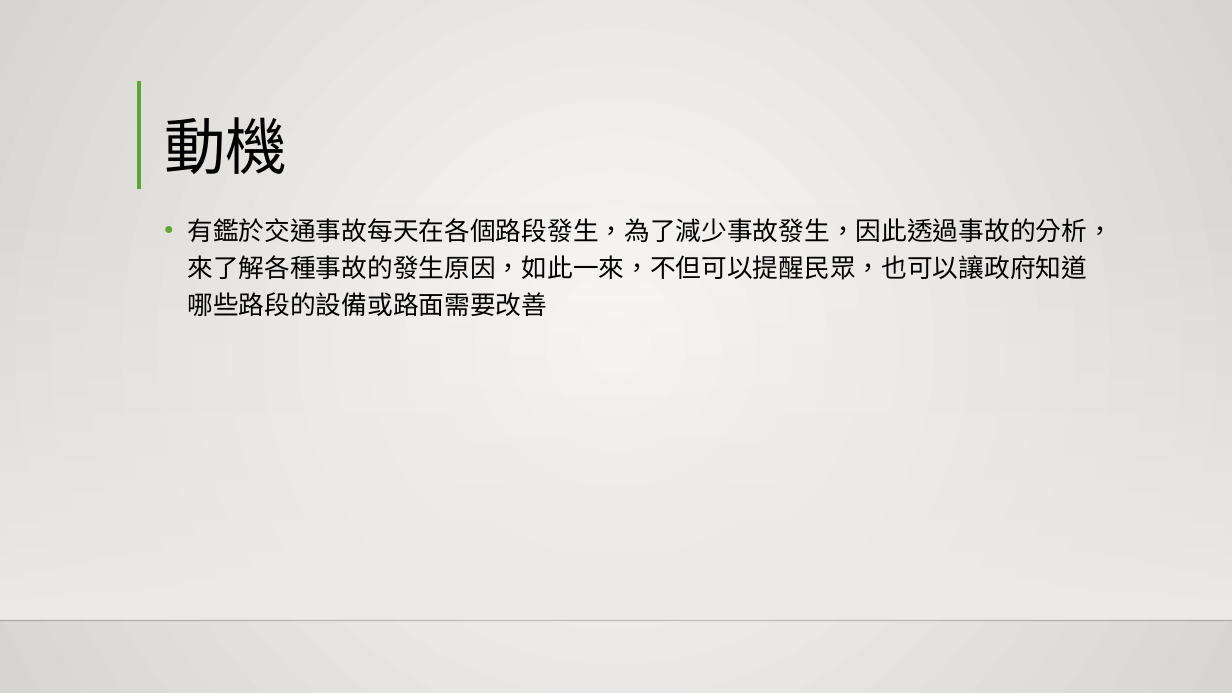
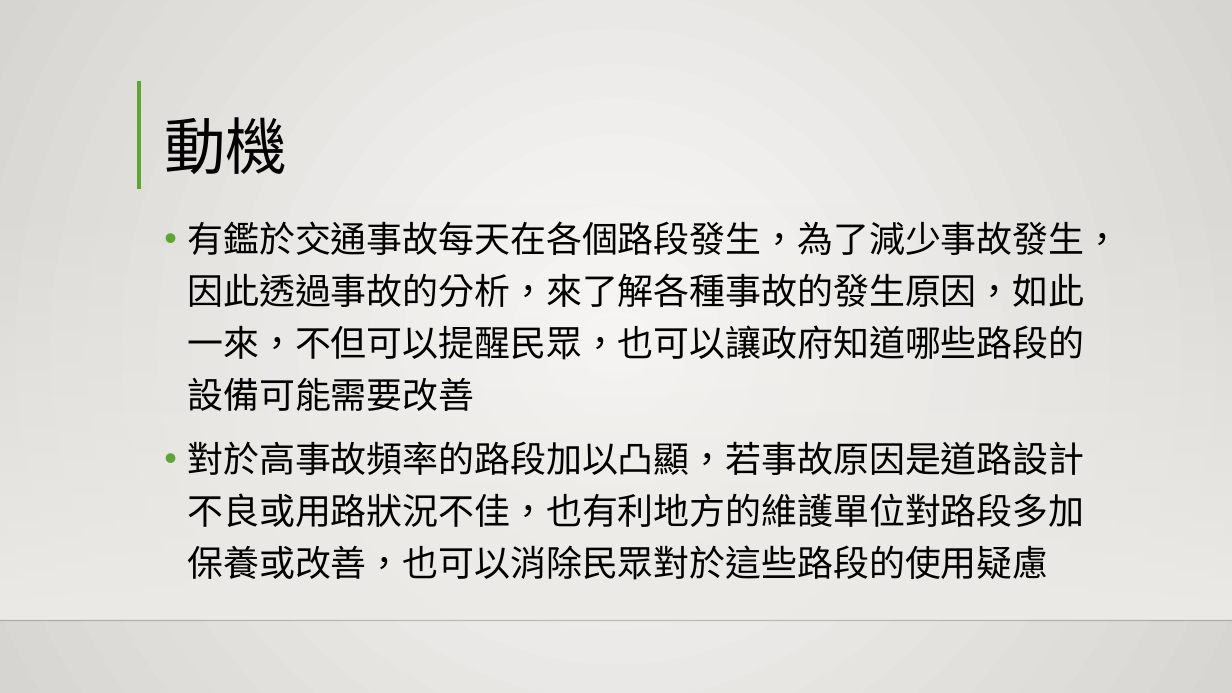
Before and after one commit to Larry850806/hackathon, a slide deck: slide 2 of 桃園市交通事故地圖.pptx. Drawn at 1232x693 pixels with LibreOffice and Linux fonts; fonts in the diff are those of the drawing; background and template pictures are left out. Boxes give left, top, right and bottom in pixels: in the first picture for what was removed or moved away, otherwise in the second. Text is boxed around its words. In the diff, an @@ line names an element or a change of style, - is before the commit and + after.

Commit message:
Update the slide.

```diff
--- a/桃園市交通事故地圖.pptx
+++ b/桃園市交通事故地圖.pptx
@@ text at [187, 221, 1120, 580]: text changed; size 20 to 28 pt @@
-• 有鑑於交通事故每天在各個路段發生，為了減少事故發生，因此透過事故的分析，來了解各種事故的發生原因，如此一來，不但可以提醒民眾，也可以讓政府知道哪些路段的設備或路面需要改善
+• 有鑑於交通事故每天在各個路段發生，為了減少事故發生，因此透過事故的分析，來了解各種事故的發生原因，如此一來，不但可以提醒民眾，也可以讓政府知道哪些路段的設備可能需要改善
+• 對於高事故頻率的路段加以凸顯，若事故原因是道路設計不良或用路狀況不佳，也有利地方的維護單位對路段多加保養或改善，也可以消除民眾對於這些路段的使用疑慮
```
Also in this commit, not shown: 4 other slides changed.
